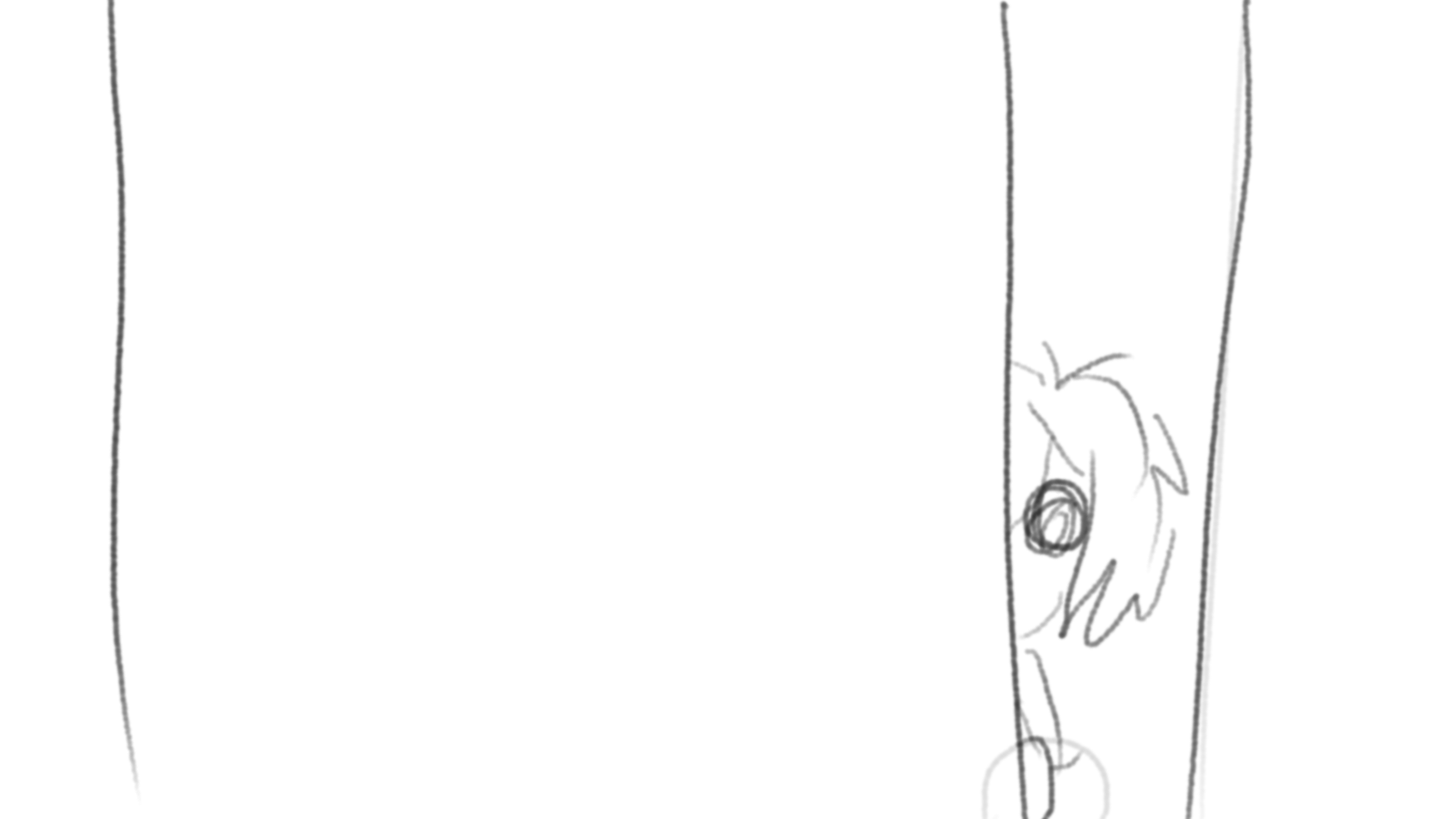
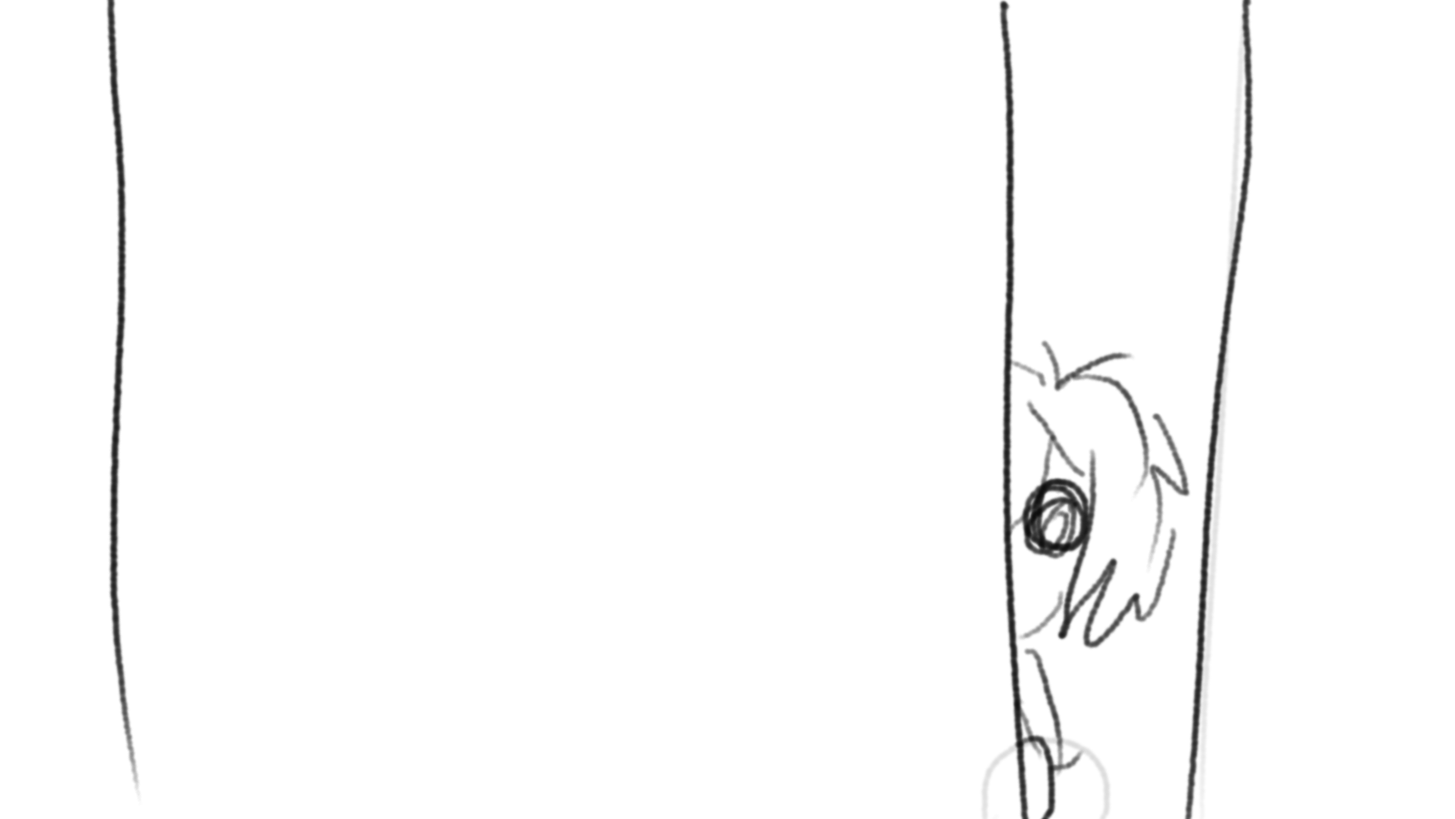
Two versions of the same layered image (w=1455, h=819). Layer-by-layer changes:
added layer "Copia de Puerta media abierta" above "Copia de Spook apenas abierto" over [105, 0, 1255, 819]
added layer "Copia de Spook apenas abierto" above "Puerta media abierta" over [1001, 291, 1213, 819]
